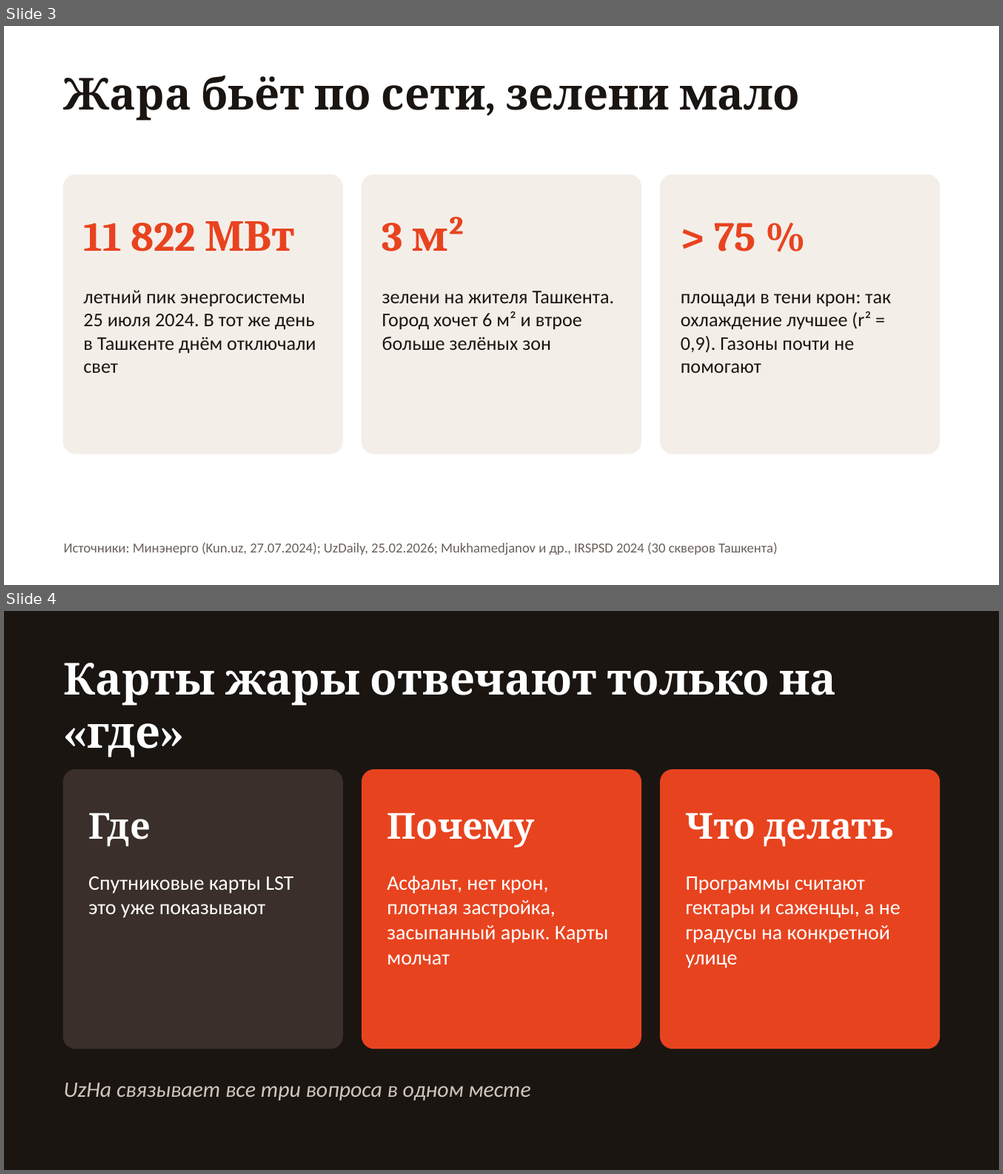
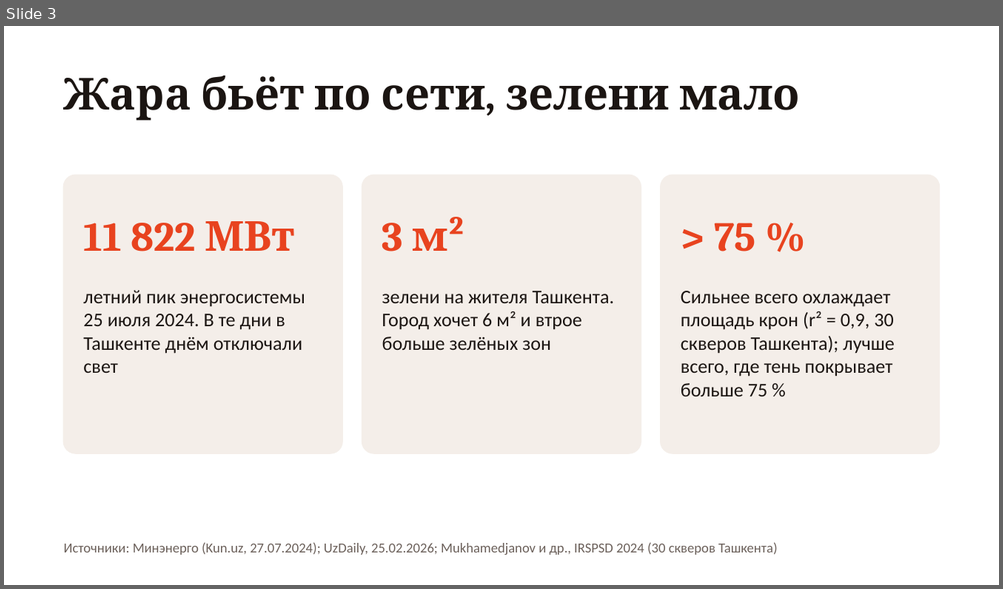
Before and after one commit to root3315/uzha-heat, a slide deck: docs/uzha-pitch.pptx. Shown one above the other, each under a label of ours: slides 3 and 4 before the commit, slide 3 after it. The pictures are 1003x1174 and 1003x589 pixels, drawn with LibreOffice and Linux fonts; fonts in the diff are those of the drawing. Boxes give left, top, right and bottom in pixels: in the first picture for what was removed or moved away, otherwise in the second. Text is boxed around its words. In the diff, an @@ line names an element or a change of style, - is before the commit and + after.

```diff
--- a/docs/uzha-pitch.pptx
+++ b/docs/uzha-pitch.pptx
@@ slide 4 removed at [4, 611, 999, 1170], background #1B1512 @@
@@ text removed at [64, 663, 836, 758] @@
-Карты жары отвечают только на «где»
@@ rounded rectangle removed at [64, 770, 342, 1048] @@
@@ rounded rectangle removed at [362, 770, 640, 1048] @@
@@ rounded rectangle removed at [660, 770, 939, 1048] @@
@@ text removed at [88, 813, 151, 847] @@
-Где
@@ text removed at [387, 813, 534, 848] @@
-Почему
@@ text removed at [686, 813, 893, 847] @@
-Что делать
@@ text removed at [88, 877, 293, 918] @@
-Спутниковые карты LST это уже показывают
@@ text removed at [387, 876, 609, 965] @@
-Асфальт, нет крон, плотная застройка, засыпанный арык. Карты молчат
@@ text removed at [686, 877, 900, 968] @@
-Программы считают гектары и саженцы, а не градусы на конкретной улице
@@ text removed at [64, 1083, 530, 1101] @@
-UzHa связывает все три вопроса в одном месте
@@ slide 3 changed as well @@
@@ text at [83, 290, 305, 373]: text changed @@
-летний пик энергосистемы 25 июля 2024. В тот же день в Ташкенте днём отключали свет
+летний пик энергосистемы 25 июля 2024. В те дни в Ташкенте днём отключали свет
@@ text at [680, 291, 894, 397]: text changed @@
-площади в тени крон: так охлаждение лучшее (r² = 0,9). Газоны почти не помогают
+Сильнее всего охлаждает площадь крон (r² = 0,9, 30 скверов Ташкента); лучше всего, где тень покрывает больше 75 %
```
Also in this commit, not shown: 7 other slides changed, 1 slide added, 1 other slide removed.
